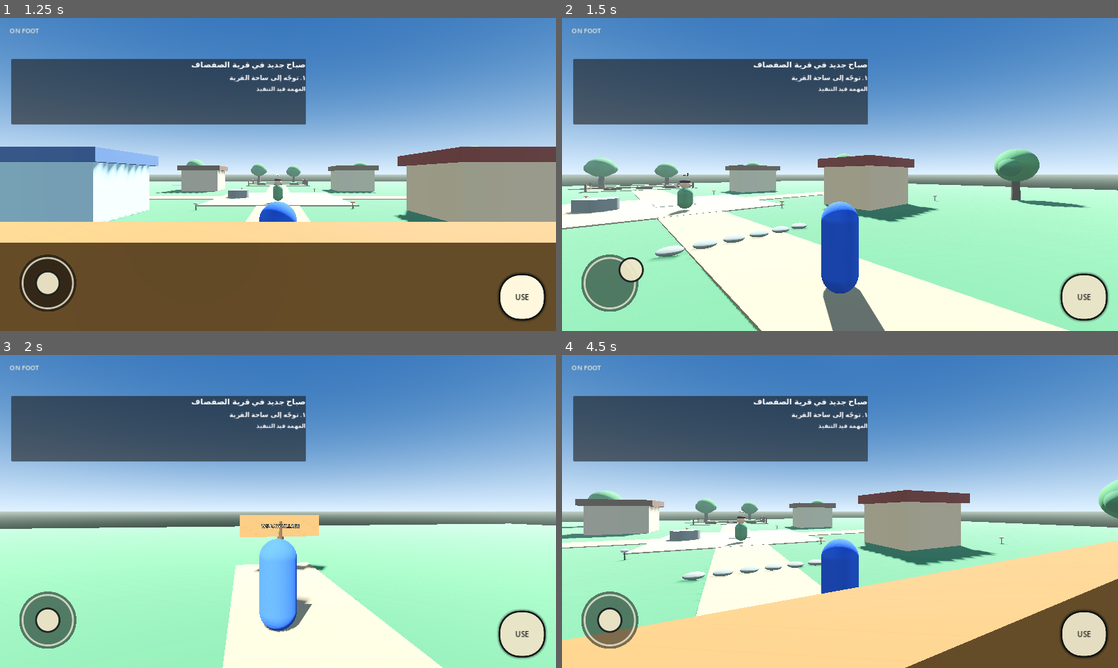
Above: before the commit, frames 1-4 (two rows, left to right).
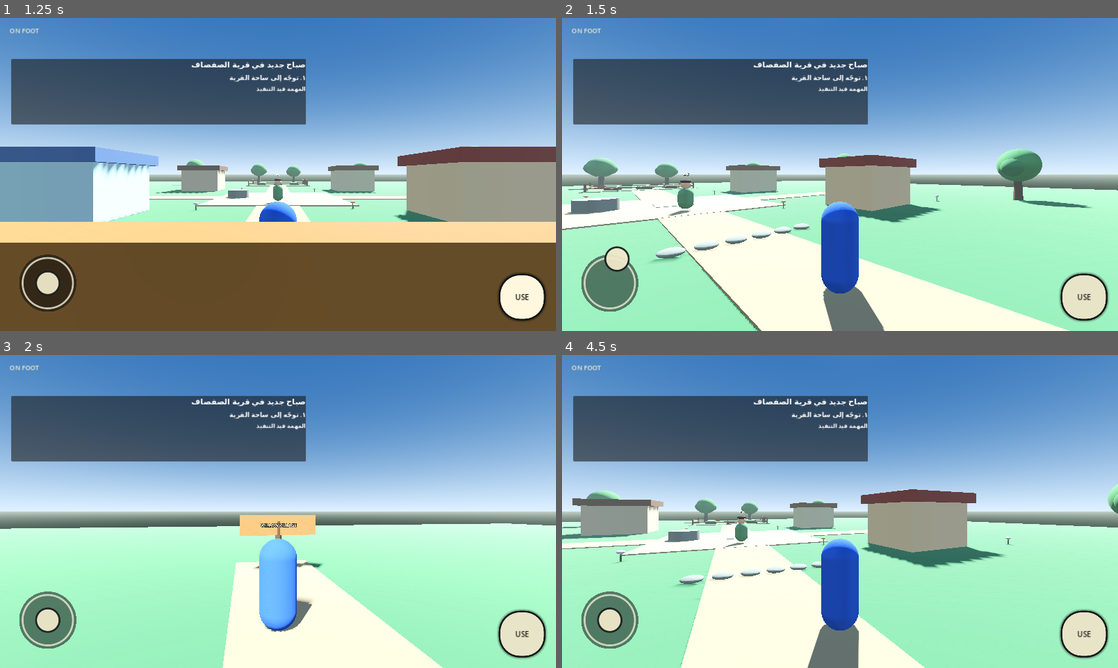
Above: after the commit, the same moments.

Repository: dzdfast-art/GTA-GHIBLI
Game: Godot game, scene res://main.tscn
Two runs of this game, one before a commit and one after it. Both use one fixed random seed, a clock stepped at 60 frames per second and the inputs below.
Inputs (mouse positions are in pixels of both pictures, inside the frame that each line leads up to):
- Up to frame 1 (1.25 s): click "USE" at 0.5 s
- Up to frame 2 (1.5 s): tap Enter at 1.25 s; drag from (612, 284) to (895, 105) at 1.27 s
- Up to frame 3 (2 s): no input
- Up to frame 4 (4.5 s): drag from (728, 527) to (812, 574) at 2.02 s; tap Space at 2.75 s; move the mouse to (895, 442) at 2.77 s; hold Right (ui_right) 2.78-3.5 s; tap E (interact) at 2.85, 4.35 s; click (895, 442) at 2.92 s; drag from (812, 574) to (673, 464) at 3.52 s; tap Enter at 4.25 s; move the mouse to (1006, 558) at 4.27 s; hold Left (ui_left) from 4.28 s (still down); click (1006, 558) at 4.42 s

Frame 1 is identical in both runs. In frame 2, 1.8% of the frame differs, in the area x 0-96%, y 41-100%; in frame 3, 0.5%; in frame 4, 26%, in the area x 0-100%, y 39-100%.

Commit message:
Fix touch joystick local coordinate handling

Diff:
--- a/scripts/ui/virtual_joystick.gd
+++ b/scripts/ui/virtual_joystick.gd
@@ -16,26 +16,28 @@
 
 
 func _gui_input(event: InputEvent) -> void:
-	if event is InputEventScreenTouch:
-		if event.pressed:
+	# Convert viewport touch coordinates into this Control's local space.
+	var local_event := make_input_local(event)
+	if local_event is InputEventScreenTouch:
+		if local_event.pressed:
 			_finger_active = true
-			_update_from_position(event.position)
+			_update_from_position(local_event.position)
 			accept_event()
 		else:
 			_reset_stick()
 			accept_event()
-	elif event is InputEventScreenDrag and _finger_active:
-		_update_from_position(event.position)
+	elif local_event is InputEventScreenDrag and _finger_active:
+		_update_from_position(local_event.position)
 		accept_event()
-	elif event is InputEventMouseButton and event.button_index == MOUSE_BUTTON_LEFT:
-		if event.pressed:
+	elif local_event is InputEventMouseButton and local_event.button_index == MOUSE_BUTTON_LEFT:
+		if local_event.pressed:
 			_finger_active = true
-			_update_from_position(event.position)
+			_update_from_position(local_event.position)
 		else:
 			_reset_stick()
 		accept_event()
-	elif event is InputEventMouseMotion and _finger_active:
-		_update_from_position(event.position)
+	elif local_event is InputEventMouseMotion and _finger_active:
+		_update_from_position(local_event.position)
 		accept_event()
 
 
